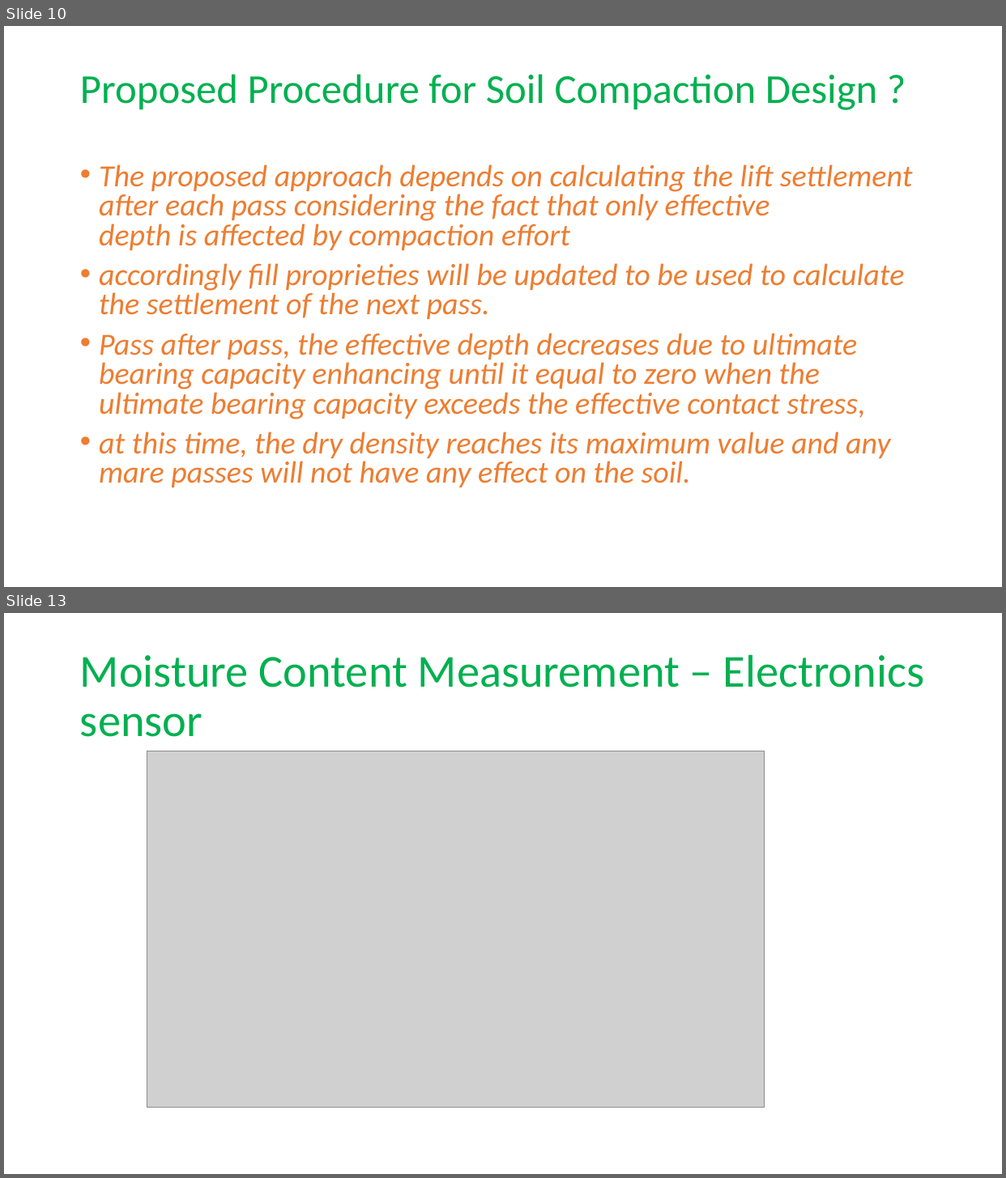
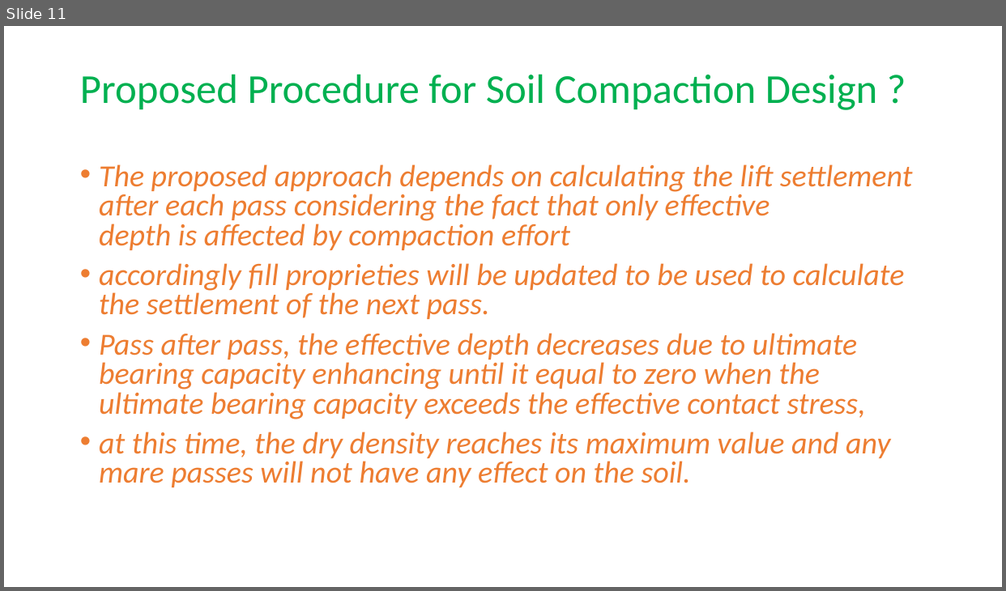
Before and after one commit to jakariapervez/cmis6, a slide deck: Civilworks cost/Earth Compaction Procedure/Soil Compaction_17_01_2021.pptx. Shown one above the other, each under a label of ours: slides 10 and 13 before the commit, slide 11 after it; the slides between them are not shown. The pictures are 1006x1178 and 1006x591 pixels, drawn with LibreOffice and Linux fonts; fonts in the diff are those of the drawing; grey boxes stand for pictures. Boxes give left, top, right and bottom in pixels: in the first picture for what was removed or moved away, otherwise in the second. Text is boxed around its words. In the diff, an @@ line names an element or a change of style, - is before the commit and + after.

```diff
--- a/Civilworks cost/Earth Compaction Procedure/Soil Compaction_17_01_2021.pptx
+++ b/Civilworks cost/Earth Compaction Procedure/Soil Compaction_17_01_2021.pptx
@@ slide 13 removed at <box>4,613,1002,1174</box>, background #FFFFFF @@
@@ title removed at <box>80,654,924,737</box> @@
-Moisture Content Measurement – Electronics sensor
@@ picture removed at <box>147,752,765,1108</box> @@
@@ what was slide 10 is now slide 11 @@
```
Also in this commit, not shown: 2 slides changed, 3 slides added, 1 other slide removed, 5 other files.
